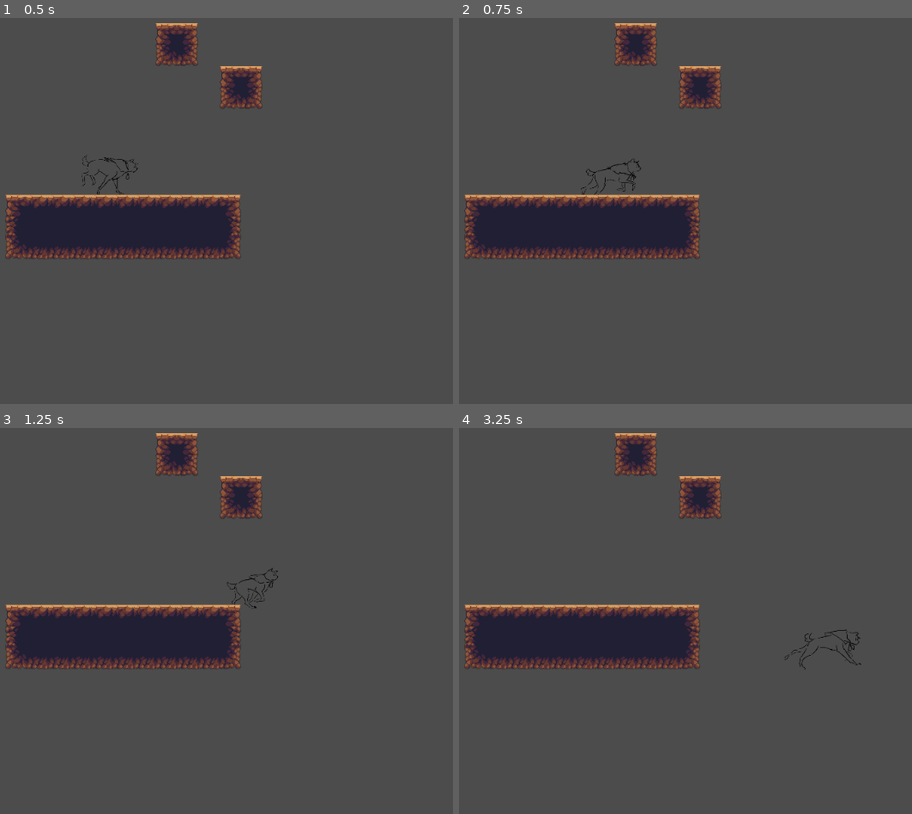
Above: before the commit, frames 1-4 (two rows, left to right).
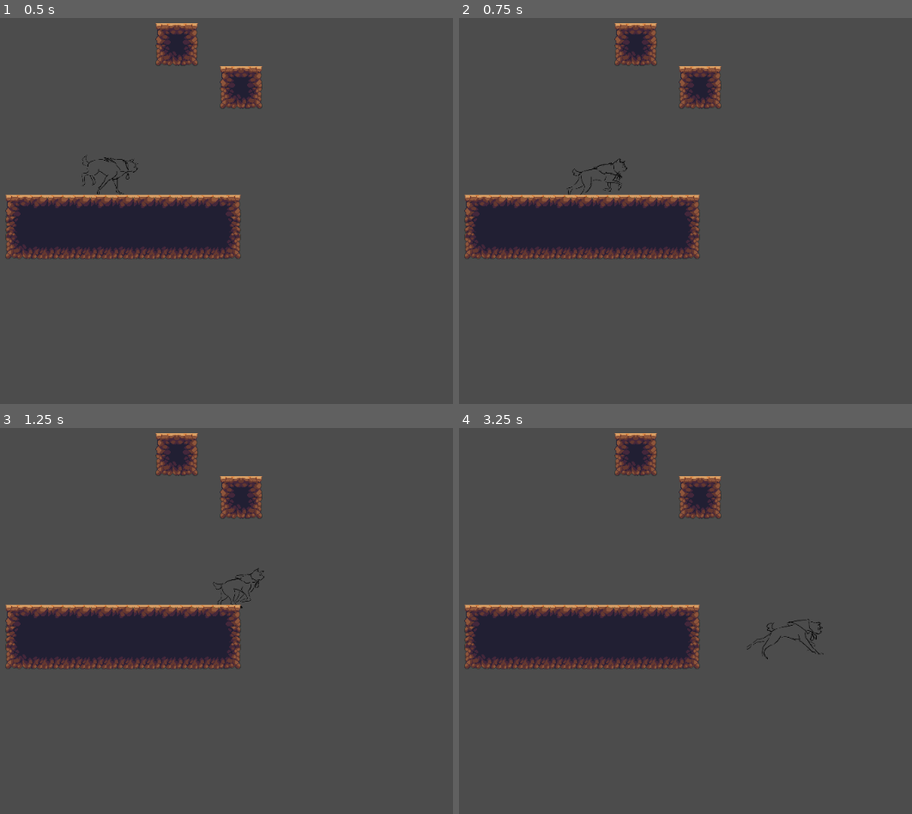
Above: after the commit, the same moments.

Repository: cyu2019/Embark
Game: Godot game, scene res://World.tscn
Two runs of this game, one before a commit and one after it. Both use one fixed random seed, a clock stepped at 60 frames per second and the inputs below.
Inputs (mouse positions are in pixels of both pictures, inside the frame that each line leads up to):
- Up to frame 1 (0.5 s): no input
- Up to frame 2 (0.75 s): move the mouse to (767, 183) at 0.52 s; hold D (ui_right) from 0.53 s (still down); click (767, 183) at 0.6 s
- Up to frame 3 (1.25 s): keep holding D (ui_right)
- Up to frame 4 (3.25 s): move the mouse to (477, 632) at 1.27 s; release D (ui_right) at 1.28 s; hold A (ui_left) 1.28-2.03 s; click (477, 632) at 1.35 s; move the mouse to (680, 524) at 2.02 s; hold D (ui_right) from 2.03 s (still down); click (680, 524) at 2.1 s; move the mouse to (581, 694) at 2.77 s; click (581, 694) at 2.85 s

Frame 1 is identical in both runs. In frame 2, 0.2% of the frame differs, in the area x 23-41%, y 36-46%; in frame 3, 0.2%; in frame 4, 0.3%, in the area x 63-89%, y 49-63%.

Commit message:
rope fixes

Diff:
--- a/KinematicBody2D.gd
+++ b/KinematicBody2D.gd
@@ -17,7 +17,6 @@
 const JUMP = -500
 
 var rope_point = Vector2(0,0)
-var rope_dist = 0
 
 var maxAirJumps = 1
 var airJumps = maxAirJumps
@@ -27,20 +26,7 @@
 	motion.y += GRAVITY
 	var onFloor = $FloorCast.is_colliding()
 
-	if Input.is_action_pressed("ui_right"):
-		motion.x = max(GROUNDSPEED,motion.x)
-		$Sprite.flip_h = false
-		if onFloor:
-			$Sprite.play("Run")
-	elif Input.is_action_pressed("ui_left"):
-		motion.x = -max(abs(motion.x),GROUNDSPEED)
-		$Sprite.flip_h = true
-		if onFloor:
-			$Sprite.play("Run")
-	else:
-		if onFloor:
-			$Sprite.play("Idle")
-		motion.x = 0
+
 
 	"""
 	if motion.y < 0:
@@ -63,23 +49,37 @@
 		var result = space_state.intersect_ray(self.position, get_viewport().get_mouse_position(),[self])
 		if result:
 			rope_point = result.position
-			rope_dist = self.position.distance_to(rope_point)
 			$Line2D.visible = true
 		else:
 			$Line2D.visible = false
+		motion = Vector2(0,0)
 	if Input.is_mouse_button_pressed(BUTTON_LEFT):
 
 		$Line2D.set_point_position(1,rope_point-self.position)
-		if self.position.distance_to(rope_point) >= rope_dist:
+		var dir = (rope_point - self.position)/self.position.distance_to(rope_point)
+		var angle = Vector2(0,1).angle_to(-dir)
+		var mag = GRAVITY*sin(angle)
+		var sig = sign(motion.x)
+		print(dir.rotated(3.1415926/2))
+		motion = dir.rotated(3.1415926/2)*(sig*sqrt(motion.x*motion.x+motion.y*motion.y)+mag)
+		print(motion)
+		print(angle)
 
-			motion.y = GRAVITY
-			var dir = (rope_point - self.position)/self.position.distance_to(rope_point)
-			var mag = -cos((-dir).angle_to(Vector2(0,-GRAVITY)))*GRAVITY
-			#print(mag)
-			#print (dir*mag)
-			motion += dir*mag
-			print(motion)
 	else:
 		$Line2D.visible = false
+		if Input.is_action_pressed("ui_right"):
+			motion.x = max(GROUNDSPEED,motion.x)
+			$Sprite.flip_h = false
+			if onFloor:
+				$Sprite.play("Run")
+		elif Input.is_action_pressed("ui_left"):
+			motion.x = -max(abs(motion.x),GROUNDSPEED)
+			$Sprite.flip_h = true
+			if onFloor:
+				$Sprite.play("Run")
+		else:
+			if onFloor:
+				$Sprite.play("Idle")
+			motion.x = 0
 
 	motion = move_and_slide(motion,UP)
--- a/World.tscn
+++ b/World.tscn
@@ -77,15 +77,7 @@
 collision_mask = 1
 _sections_unfolded = [ "Transform" ]
 
-[node name="WhipCast" type="RayCast2D" parent="player" index="3"]
-
-enabled = true
-exclude_parent = true
-cast_to = Vector2( 0, 0 )
-collision_mask = 1
-_sections_unfolded = [ "Transform", "Z Index" ]
-
-[node name="Line2D" type="Line2D" parent="player" index="4"]
+[node name="Line2D" type="Line2D" parent="player" index="3"]
 
 visible = false
 z_index = -2
